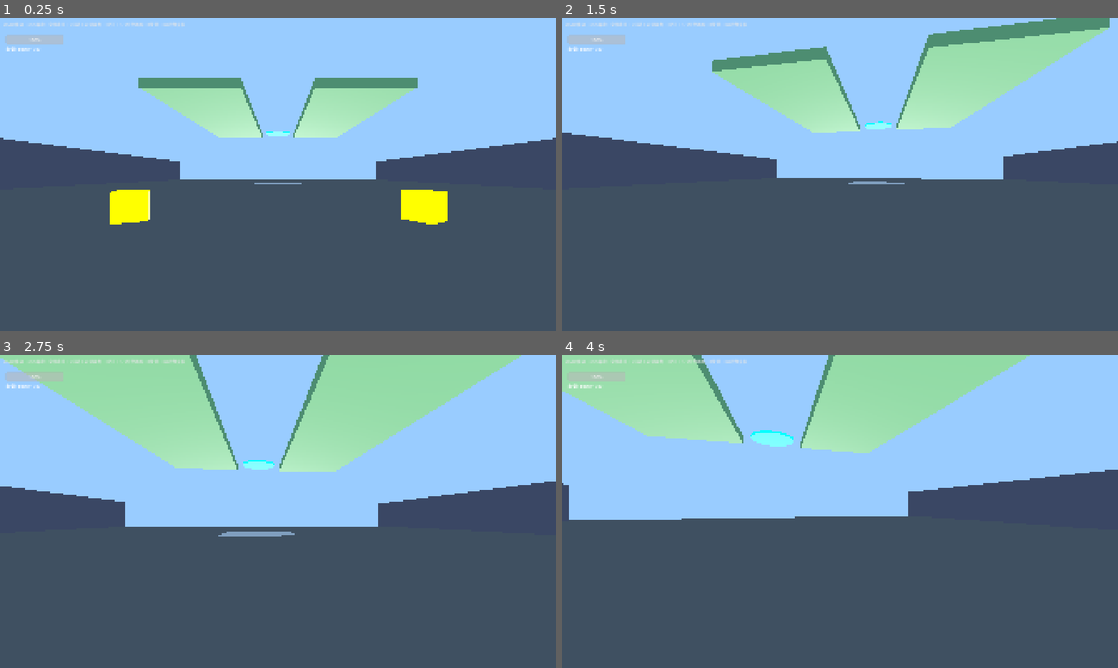
Above: before the commit, frames 1-4 (two rows, left to right).
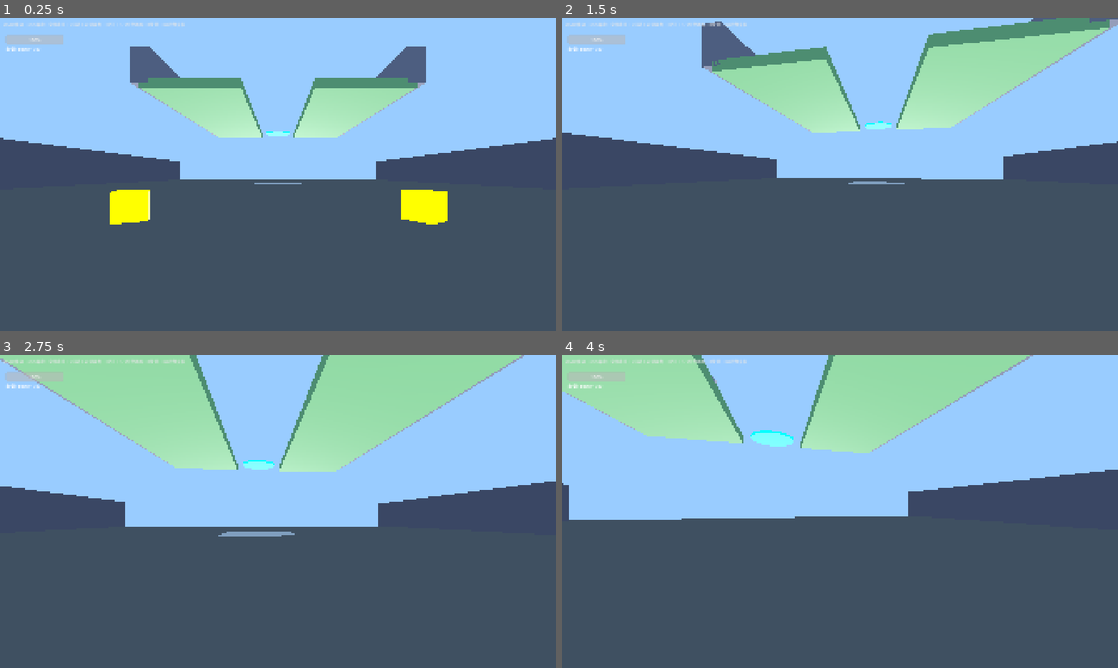
Above: after the commit, the same moments.

Repository: Potatopill98/let-s_go
Game: Godot game, scene res://modules/level/tests/level2_test.tscn
Two runs of this game, one before a commit and one after it. Both use one fixed random seed, a clock stepped at 60 frames per second and the inputs below.
Inputs (mouse positions are in pixels of both pictures, inside the frame that each line leads up to):
- Up to frame 1 (0.25 s): no input
- Up to frame 2 (1.5 s): tap Enter at 0.5 s; move the mouse to (867, 174) at 0.52 s; hold W (move_forward) from 0.53 s (still down); tap E (interact) at 0.6 s; click (867, 174) at 0.67 s; tap Space at 0.77 s; move the mouse to (812, 174) at 1.27 s; tap Q at 1.35 s
- Up to frame 3 (2.75 s): keep holding W (move_forward); tap Space at 1.52 s; move the mouse to (289, 505) at 2.02 s; tap 1 at 2.1 s
- Up to frame 4 (4 s): keep holding W (move_forward); move the mouse to (834, 517) at 2.77 s; tap 2 at 2.85 s; click (834, 517) at 2.92 s; tap Space at 3.02, 3.77 s; move the mouse to (878, 514) at 3.52 s; hold Shift from 3.53 s (still down)

The runs differ from the first frame. In frame 1, 1.5% of the frame differs, in the area x 23-77%, y 9-38%; in frame 2, 1.1%; in frame 3, 0.3%; in frame 4, 0.2%.

Commit message:
feat: 1.怪物移动速度降到3.0，攻击范围1.8米加垂直高度限制 2.修复武器装备时未设置owner导致不能攻击的问题 3.丰富第三层场景，加围墙和4根装饰柱子

Diff:
--- a/modules/level/tests/level2_test.tscn
+++ b/modules/level/tests/level2_test.tscn
@@ -119,6 +119,35 @@
 [sub_resource type="CapsuleShape3D" id="WinZoneCol"]
 radius = 3.0
 height = 4.0
+
+[sub_resource type="StandardMaterial3D" id="PillarMat"]
+albedo_color = Color(0.5, 0.5, 0.55, 1)
+emission_enabled = true
+emission = Color(0.25, 0.25, 0.28, 1)
+emission_energy_multiplier = 1.0
+
+[sub_resource type="CylinderMesh" id="PillarMesh"]
+material = SubResource("PillarMat")
+top_radius = 0.5
+bottom_radius = 0.5
+height = 4.0
+
+[sub_resource type="CylinderShape3D" id="PillarCol"]
+radius = 0.5
+height = 4.0
+
+[sub_resource type="StandardMaterial3D" id="Wall3Mat"]
+albedo_color = Color(0.4, 0.4, 0.45, 1)
+emission_enabled = true
+emission = Color(0.2, 0.2, 0.23, 1)
+emission_energy_multiplier = 1.0
+
+[sub_resource type="CubeMesh" id="Wall3Mesh"]
+material = SubResource("Wall3Mat")
+size = Vector3(2, 4, 30)
+
+[sub_resource type="BoxShape3D" id="Wall3Col"]
+size = Vector3(2, 4, 30)
 
 [sub_resource type="Environment" id="Env"]
 background_mode = 1
@@ -249,6 +278,50 @@
 [node name="RightShape" type="CollisionShape3D" parent="Level3FloorRight/RightBody"]
 shape = SubResource("Level3FloorRightCol")
 
+; 第三层左右围墙
+[node name="Level3LeftWall" type="MeshInstance3D" parent="."]
+mesh = SubResource("Wall3Mesh")
+position = Vector3(-15, 14.0, -10)
+[node name="L3WallBody" type="StaticBody3D" parent="Level3LeftWall"]
+[node name="L3WallShape" type="CollisionShape3D" parent="Level3LeftWall/L3WallBody"]
+shape = SubResource("Wall3Col")
+
+[node name="Level3RightWall" type="MeshInstance3D" parent="."]
+mesh = SubResource("Wall3Mesh")
+position = Vector3(15, 14.0, -10)
+[node name="L3RWallBody" type="StaticBody3D" parent="Level3RightWall"]
+[node name="L3RWallShape" type="CollisionShape3D" parent="Level3RightWall/L3RWallBody"]
+shape = SubResource("Wall3Col")
+
+; 第三层装饰柱子
+[node name="Pillar1" type="MeshInstance3D" parent="."]
+mesh = SubResource("PillarMesh")
+position = Vector3(-6, 14.0, -5)
+[node name="Pillar1Body" type="StaticBody3D" parent="Pillar1"]
+[node name="Pillar1Shape" type="CollisionShape3D" parent="Pillar1/Pillar1Body"]
+shape = SubResource("PillarCol")
+
+[node name="Pillar2" type="MeshInstance3D" parent="."]
+mesh = SubResource("PillarMesh")
+position = Vector3(6, 14.0, -5)
+[node name="Pillar2Body" type="StaticBody3D" parent="Pillar2"]
+[node name="Pillar2Shape" type="CollisionShape3D" parent="Pillar2/Pillar2Body"]
+shape = SubResource("PillarCol")
+
+[node name="Pillar3" type="MeshInstance3D" parent="."]
+mesh = SubResource("PillarMesh")
+position = Vector3(-6, 14.0, -18)
+[node name="Pillar3Body" type="StaticBody3D" parent="Pillar3"]
+[node name="Pillar3Shape" type="CollisionShape3D" parent="Pillar3/Pillar3Body"]
+shape = SubResource("PillarCol")
+
+[node name="Pillar4" type="MeshInstance3D" parent="."]
+mesh = SubResource("PillarMesh")
+position = Vector3(6, 14.0, -18)
+[node name="Pillar4Body" type="StaticBody3D" parent="Pillar4"]
+[node name="Pillar4Shape" type="CollisionShape3D" parent="Pillar4/Pillar4Body"]
+shape = SubResource("PillarCol")
+
 ; 复活点（第三层入口处）
 [node name="RespawnPoint" type="Area3D" parent="."]
 position = Vector3(0, 12.5, -10)
--- a/modules/monster/base_monster.gd
+++ b/modules/monster/base_monster.gd
@@ -2,9 +2,9 @@
 class_name BaseMonster
 
 # Params
-@export var move_speed: float = 4.0
+@export var move_speed: float = 3.0
 @export var detect_range: float = 35.0
-@export var attack_range: float = 2.0
+@export var attack_range: float = 1.8
 @export var attack_damage: float = 8.0
 @export var attack_cooldown: float = 1.0
 @export var max_health: float = 30.0
@@ -57,11 +57,13 @@
 		move_and_slide()
 		return
 	var to_target: Vector3 = target.global_position - global_position
+	var vertical_dist: float = abs(to_target.y)
 	to_target.y = 0.0
 	var dist: float = to_target.length()
 	if dist > 0.1:
 		rotation.y = atan2(-to_target.x, -to_target.z)
-	if dist <= attack_range:
+	# 攻击判定：水平距离+垂直高度都要在范围内（垂直不超过怪物高度1.8米）
+	if dist <= attack_range and vertical_dist <= 1.8:
 		velocity.x = 0.0
 		velocity.z = 0.0
 		if attack_timer <= 0.0:
--- a/modules/player/player.gd
+++ b/modules/player/player.gd
@@ -171,6 +171,8 @@
 		if old_weapon != null:
 			old_weapon.visible = false
 	weapons.append(weapon)
+	if weapon.has_method("set_owner_player"):
+		weapon.set_owner_player(self)
 	var mount: Node3D = get_node("Head/WeaponMount") as Node3D
 	if mount != null:
 		mount.add_child(weapon)
